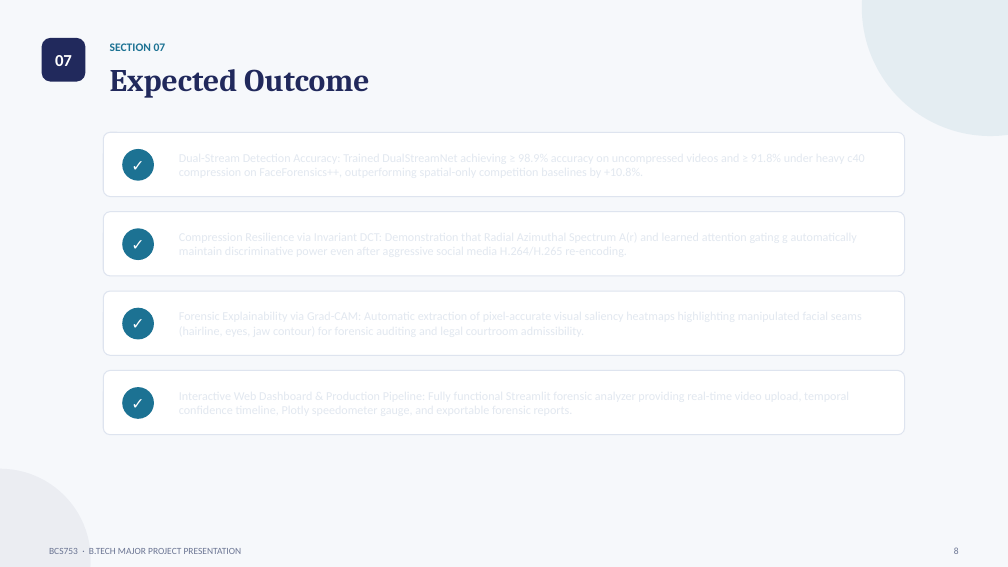
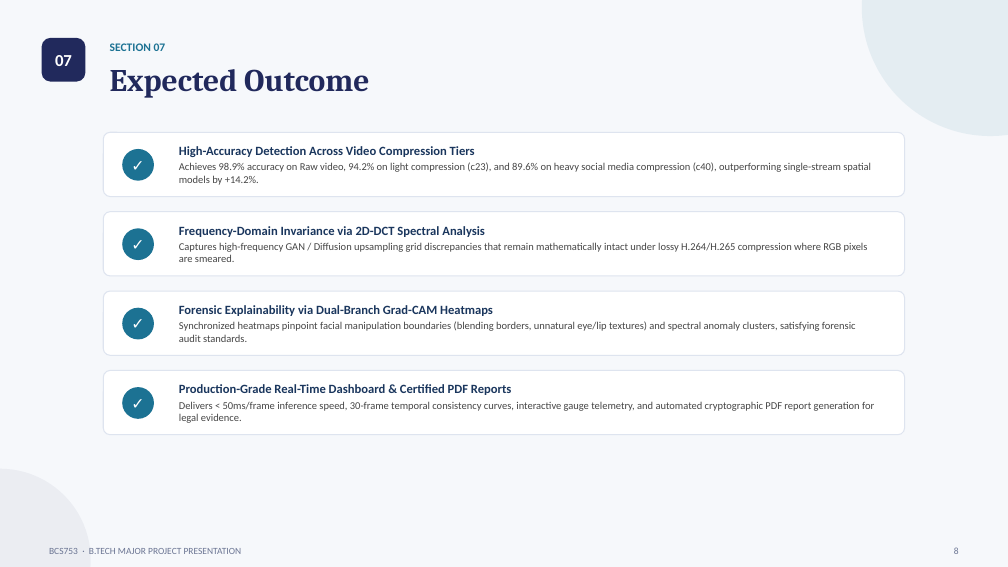
Before and after one commit to DevRanaKaila/DeepGuard-AI, a slide deck: slide 8 of BCS753_Major_Project_Presentation_FINAL.pptx. Drawn at 1008x567 pixels with LibreOffice and Linux fonts; fonts in the diff are those of the drawing. Boxes give left, top, right and bottom in pixels: in the first picture for what was removed or moved away, otherwise in the second. Text is boxed around its words. In the diff, an @@ line names an element or a change of style, - is before the commit and + after.

```diff
--- a/BCS753_Major_Project_Presentation_FINAL.pptx
+++ b/BCS753_Major_Project_Presentation_FINAL.pptx
@@ text added at (179,146,871,185), 10 pt, text #464646 @@
+High-Accuracy Detection Across Video Compression Tiers
+Achieves 98.9% accuracy on Raw video, 94.2% on light compression (c23), and 89.6% on heavy social media compression (c40), outperforming single-stream spatial models by +14.2%.
@@ text added at (179,226,868,262), 10 pt, text #464646 @@
+Frequency-Domain Invariance via 2D-DCT Spectral Analysis
+Captures high-frequency GAN / Diffusion upsampling grid discrepancies that remain mathematically intact under lossy H.264/H.265 compression where RGB pixels are smeared.
@@ text added at (179,305,856,342), 10 pt, text #464646 @@
+Forensic Explainability via Dual-Branch Grad-CAM Heatmaps
+Synchronized heatmaps pinpoint facial manipulation boundaries (blending borders, unnatural eye/lip textures) and spectral anomaly clusters, satisfying forensic audit standards.
@@ text added at (179,384,874,423), 10 pt, text #464646 @@
+Production-Grade Real-Time Dashboard & Certified PDF Reports
+Delivers < 50ms/frame inference speed, 30-frame temporal consistency curves, interactive gauge telemetry, and automated cryptographic PDF report generation for legal evidence.
```
Also in this commit, not shown: 7 other slides changed, 32 other files.
